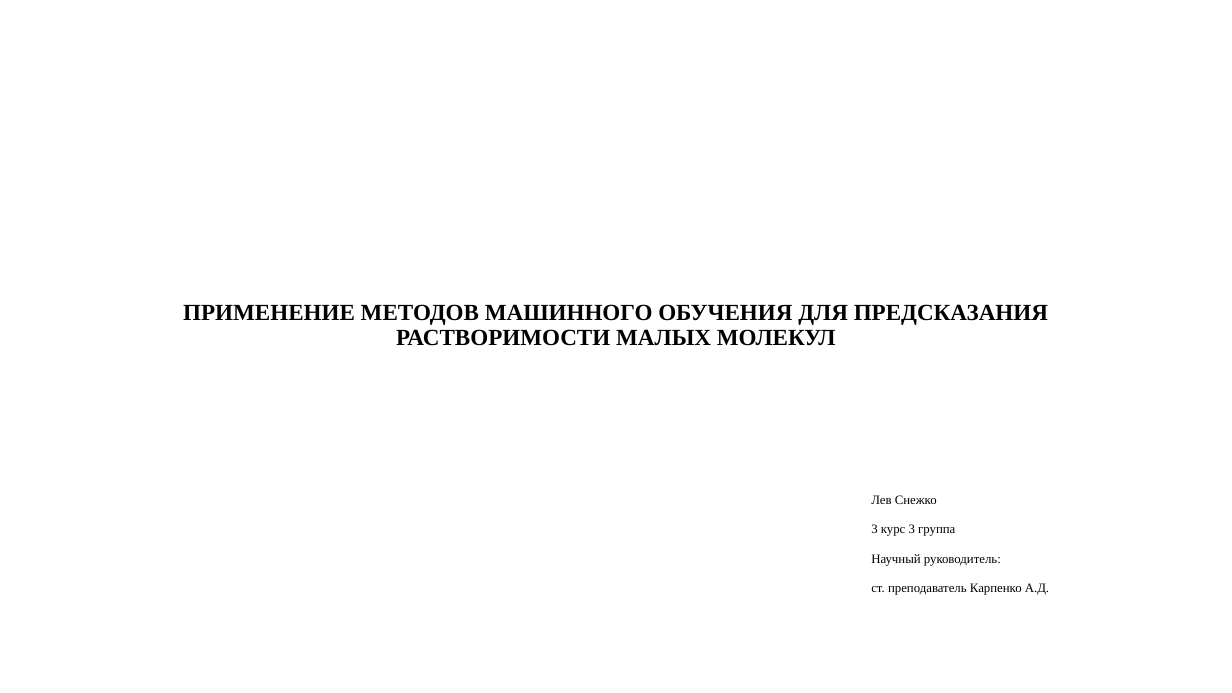
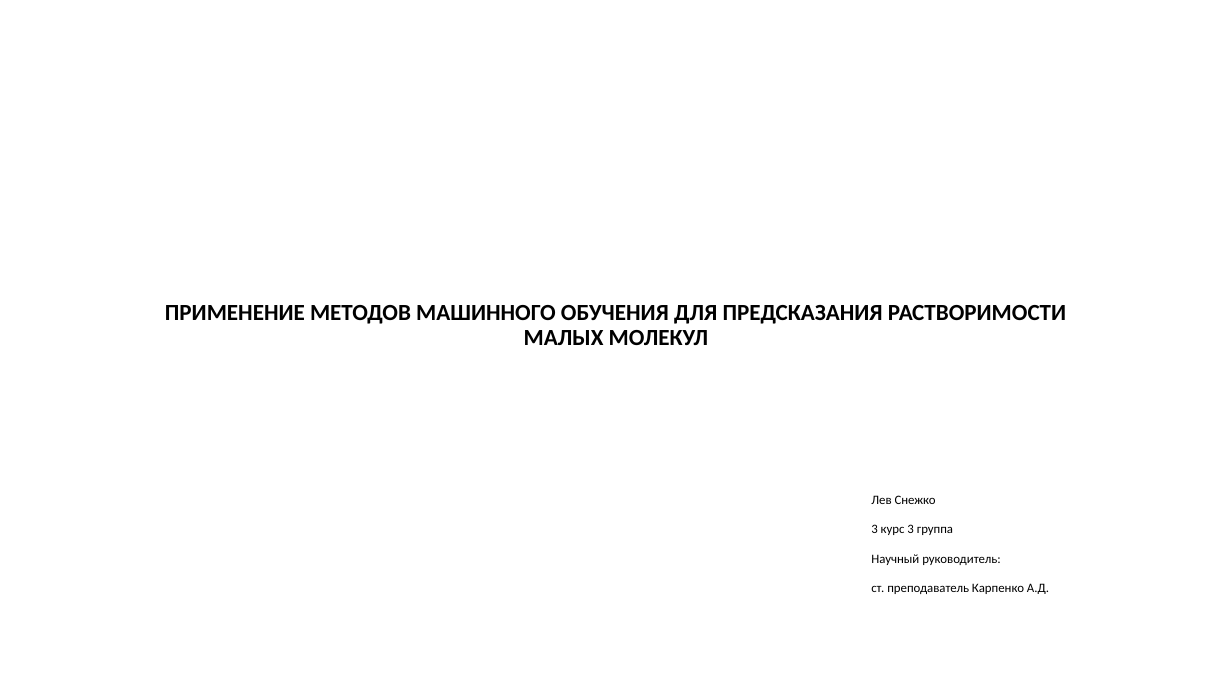
Before and after one commit to Levaaaaaa/BSU, a slide deck: slide 1 of sem_6/course_paper/course_paper/Snezhko_course_paper.pptx. Drawn at 1232x693 pixels with LibreOffice and Linux fonts; fonts in the diff are those of the drawing. Boxes give left, top, right and bottom in pixels: in the first picture for what was removed or moved away, otherwise in the second. Text is boxed around its words. In the diff, an @@ line names an element or a change of style, - is before the commit and + after.

```diff
--- a/sem_6/course_paper/course_paper/Snezhko_course_paper.pptx
+++ b/sem_6/course_paper/course_paper/Snezhko_course_paper.pptx
@@ title "ПРИМЕНЕНИЕ МЕТОДОВ МАШИННОГО ОБУЧЕНИЯ ДЛЯ ..." at (165,305,1066,345): font Times New Roman to Calibri @@
@@ subtitle "Лев Снежко" at (871,495,1049,594): font Times New Roman to Calibri @@
```
Also in this commit, not shown: 7 other slides changed, 2 slides added, 1 slide removed, 4 other files.
